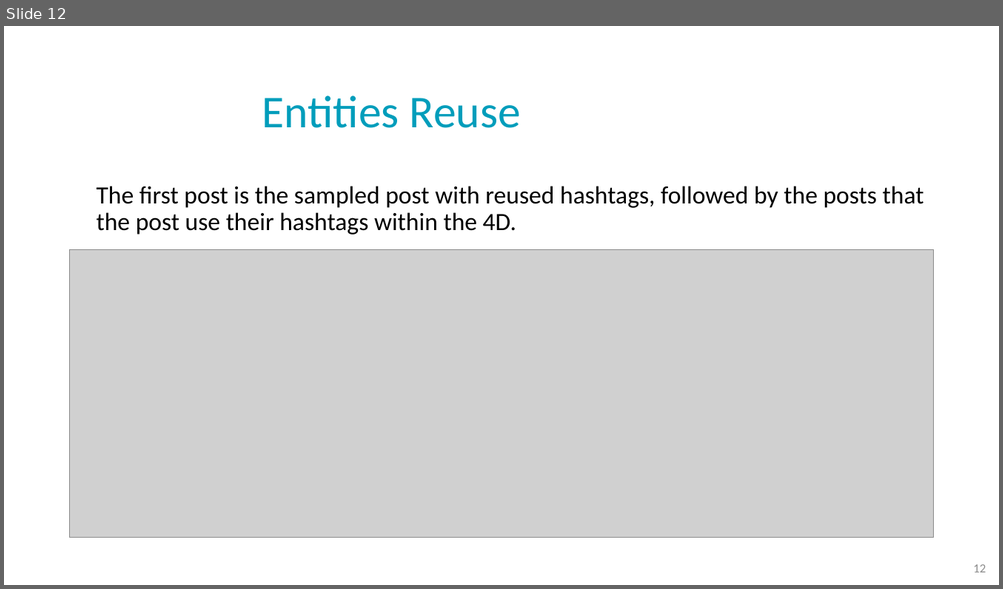
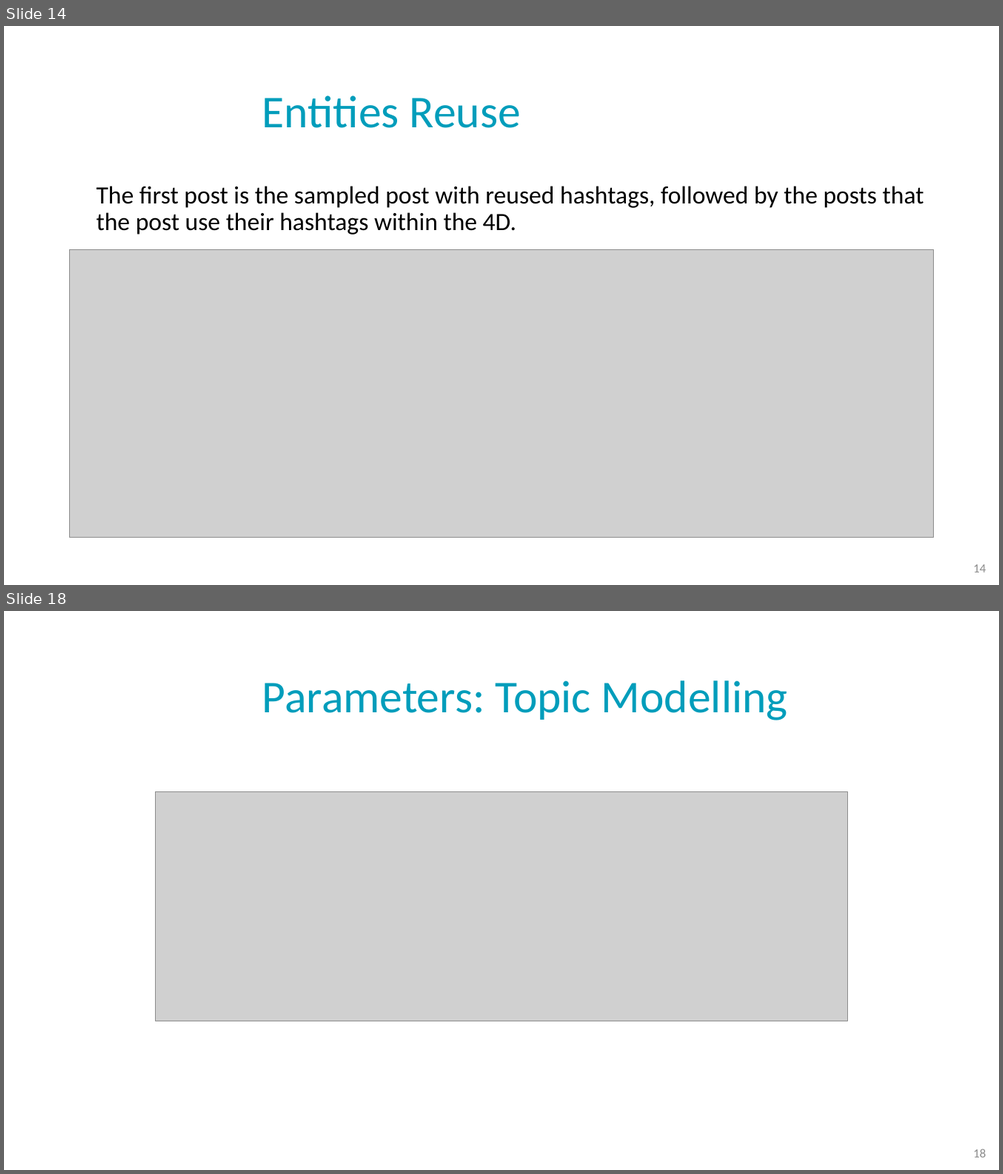
Before and after one commit to NoaTal1996/Backbone-Graph, a slide deck: docs/meeting/2026_03_08.pptx. Shown one above the other, each under a label of ours: slide 12 before the commit, slides 14 and 18 after it; the slides between them are not shown. The pictures are 1003x589 and 1003x1174 pixels, drawn with LibreOffice and Linux fonts; fonts in the diff are those of the drawing; grey boxes stand for pictures; background and template pictures are left out. Boxes give left, top, right and bottom in pixels: in the first picture for what was removed or moved away, otherwise in the second. Text is boxed around its words. In the diff, an @@ line names an element or a change of style, - is before the commit and + after.

```diff
--- a/docs/meeting/2026_03_08.pptx
+++ b/docs/meeting/2026_03_08.pptx
@@ slide 18 added at [4,611,999,1170], background picture (left out) @@
@@ title added at [262,681,788,721], 44 pt, text #009DBB @@
+Parameters: Topic Modelling
@@ picture added at [156,792,848,1022] @@
@@ page number added at [973,1149,985,1158], 12 pt, text #8C8C8C @@
+18
@@ what was slide 12 is now slide 14 @@
@@ page number at [973,565,985,573]: text changed @@
-12
+14
```
Also in this commit, not shown: 4 slides changed, 10 other slides added, 2 other files.
